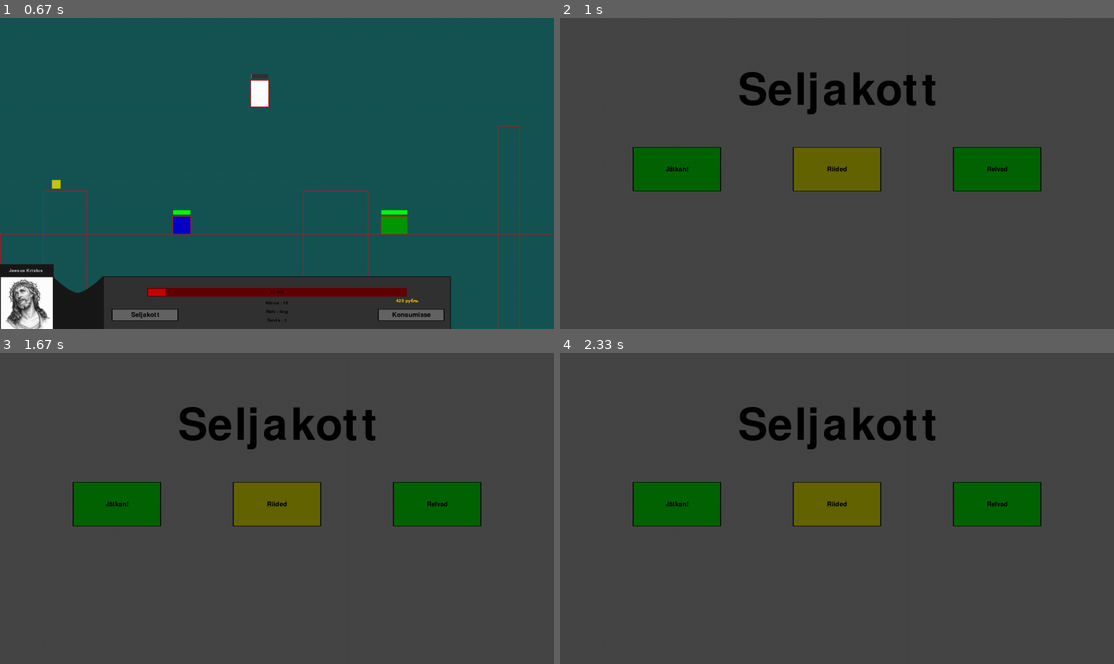
Above: before the commit, frames 1-4 (two rows, left to right).
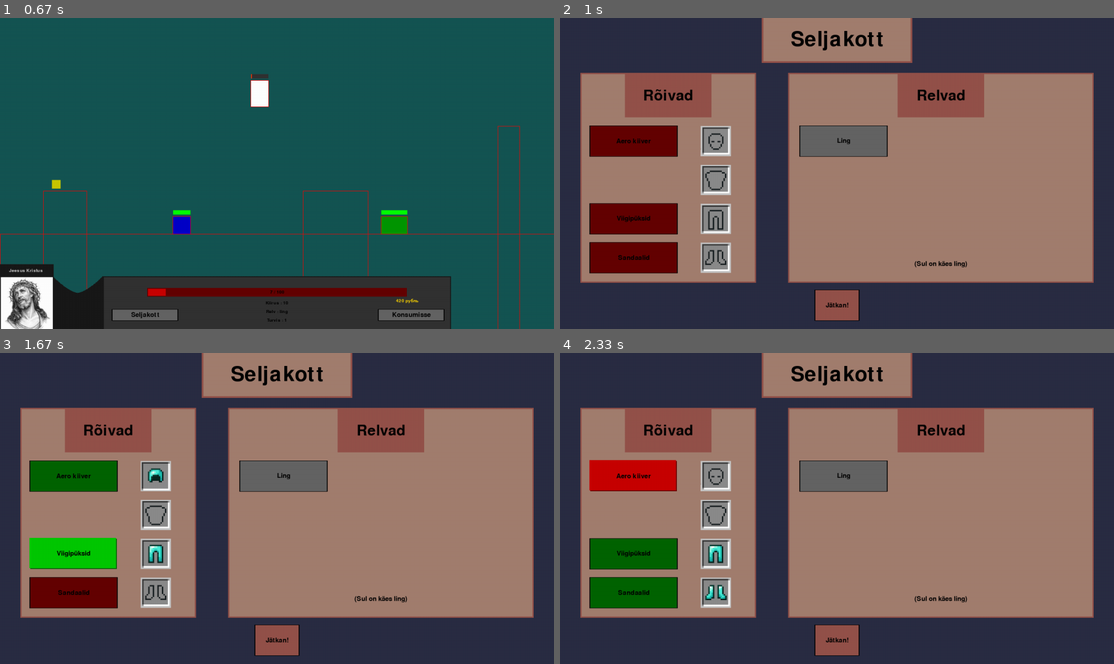
Above: after the commit, the same moments.

Repository: KarupoegPuhh/2020-projekt
Game: pygame game, started from MAIN.py
Two runs of this game, one before a commit and one after it. Both use one fixed random seed, a clock stepped at 60 frames per second and the inputs below.
Inputs (mouse positions are in pixels of both pictures, inside the frame that each line leads up to):
- Up to frame 1 (0.67 s): click "Minek!" at 0.38 s
- Up to frame 2 (1 s): click "Seljakott" at 0.72 s
- Up to frame 3 (1.67 s): click (72, 477) at 1.05 s, where only the run after the commit has a clickable "Aero kiiver"; click (72, 552) at 1.38 s, where only the run after the commit has a clickable "Viigipüksid"
- Up to frame 4 (2.33 s): click (632, 592) at 1.72 s, where only the run after the commit has a clickable "Sandaalid"; click (665, 461) at 2.05 s

Frame 1 is identical in both runs. In frame 2, 99% of the frame differs, in the area x 0-100%, y 0-100%; in frame 3, 99%; in frame 4, 100%.

Commit message:
4 itemit mida saab equippida ja seljakott on nüüd ilus

Diff:
--- a/abi.py
+++ b/abi.py
@@ -35,6 +35,7 @@
 smallText = pg.font.Font(fontdir+"/RM.ttf", 22)
 veneText = pg.font.SysFont(fontdir+"/MIROSLN.ttf", 36)
 databarText = pg.font.Font(fontdir+"/RM.ttf", 15)
+menu_headText = pg.font.Font(fontdir+"/RM.ttf", 50)
 
 
 
--- a/maailm.py
+++ b/maailm.py
@@ -105,7 +105,7 @@
     global Tom
     global kuulid, vastased, põrandad, rahad, itemid
     global hernepüss, kartulikahur, ling, railgun
-    global kasukas
+    global kasukas, kiiver, püksid, sandaalid
 
     #vars
     kuulid = []
@@ -123,6 +123,9 @@
     railgun = Relvad(0.2, 0, 20, (4,217,255),10 , 0, False,"midagi erakordset", "EMP gun")
     #Varustus
     kasukas = Varustus(0, 5, False, False, "vammus")
+    kiiver = Varustus(1, 2, False, True, "rattakiiver")
+    püksid = Varustus(2, 1, False, True, "viigipüksid")
+    sandaalid = Varustus(5, 0, False, True, "sandaalid")
 
     #level layout
     global screen
--- a/player_lisad.py
+++ b/player_lisad.py
@@ -56,11 +56,13 @@
         if not self.equipped:
             self.equipped = True
             Tom.armor += self.armor
+            Tom.vel += self.speed
 
     def unequip(self, Tom):
         if self.equipped:
             self.equipped = False
             Tom.armor -= self.armor
+            Tom.vel -= self.speed
 
 class Item():
     def __init__(self, x, y, laius, kõrgus, asi, tekst, värv):
--- a/pood_invnet.py
+++ b/pood_invnet.py
@@ -3,6 +3,18 @@
 from abi import *
 from player import *
 from player_lisad import *
+
+dirr = os.path.dirname(os.path.abspath(__file__))
+piltdir = dirr+"/pildid"
+
+pea = pg.image.load(piltdir+"/pea.png")
+keha = pg.image.load(piltdir+"/keha.png")
+jalad = pg.image.load(piltdir+"/jalad.png")
+tossud = pg.image.load(piltdir+"/tossud.png")
+pea1 = pg.image.load(piltdir+"/pea1.png")
+keha1 = pg.image.load(piltdir+"/keha1.png")
+jalad1 = pg.image.load(piltdir+"/jalad1.png")
+tossud1 = pg.image.load(piltdir+"/tossud1.png")
 
 #pood
 def pood():
@@ -175,20 +187,95 @@
                 pg.quit()
                 quit()
 
-        aken.fill((70,70,70))
-        TextSurf, TextRect = text_objects("Seljakott", largeText)
-        TextRect.center = ((laius // 2), (170))
-        aken.blit(TextSurf, TextRect)
-
-        keys = pg.key.get_pressed()
-
-        if keys [pg.K_i]:
-            inventory()
-
-
-        nupp(aken, "Jätkan!", 170, 300, 200, 100, (0,100,0), (0,255,0), sk_done)
-        nupp(aken, "Riided", 540, 300, 200, 100, (100,100,0), (255,255,0), riided)
-        nupp(aken, "Relvad", 910, 300, 200, 100, (0,100,0), (0,255,0), inventory)
+        aken.fill((42,45,67))
+        pg.draw.rect(aken, (148, 82, 74), (466,0,348,104))
+        pg.draw.rect(aken, (162, 126, 111), (470,0,340,100))
+        TextSurf, TextRect = text_objects("Seljakott", mediumText)
+        TextRect.center = ((laius // 2), (50))
+        aken.blit(TextSurf, TextRect)
+        #Riided ja relvad eraldi
+        #riided
+        pg.draw.rect(aken, (148, 82, 74), (47,127,406,486))
+        pg.draw.rect(aken, (162, 126, 111), (50,130,400,480))
+        pg.draw.rect(aken, (148, 82, 74), (150,130,200,100))
+        #pg.draw.rect(aken, (238, 244, 212), (155,135,190,90)) veel üks kast nimele
+        TextSurf, TextRect = text_objects("Rõivad", menu_headText)
+        TextRect.center = (250, 180)
+        aken.blit(TextSurf, TextRect)
+        ##Riided nupud
+        if maailm.kiiver.unlocked:
+            if not maailm.kiiver.equipped:
+                nupp(aken, "Aero kiiver", 70, 250, 200, 70, (100,0,0), (200,0,0), kiiver_equip_fun)
+                aken.blit(pea, (325,250))
+            if maailm.kiiver.equipped:
+                nupp(aken, "Aero kiiver", 70, 250, 200, 70, (0,100,0), (0,200,0), kiiver_unequip_fun)
+                aken.blit(pea1, (325,250))
+        else:
+            aken.blit(pea, (325,250))
+
+        if maailm.kasukas.unlocked:
+            if not maailm.kasukas.equipped:
+                nupp(aken, "Abramovi kasukas", 70, 340, 200, 70, (100,0,0), (200,0,0), kasukas_equip_fun)
+                aken.blit(keha, (325,340))
+            if maailm.kasukas.equipped:
+                nupp(aken, "Abramovi kasukas", 70, 340, 200, 70, (0,100,0), (0,200,0), kasukas_unequip_fun)
+                aken.blit(keha1, (325,340))
+        else:
+            aken.blit(keha, (325,340))
+
+        if maailm.püksid.unlocked:
+            if not maailm.püksid.equipped:
+                nupp(aken, "Viigipüksid", 70, 430, 200, 70, (100,0,0), (200,0,0), püksid_equip_fun)
+                aken.blit(jalad, (325,430))
+            if maailm.püksid.equipped:
+                nupp(aken, "Viigipüksid", 70, 430, 200, 70, (0,100,0), (0,200,0), püksid_unequip_fun)
+                aken.blit(jalad1, (325,430))
+        else:
+            aken.blit(jalad, (325,430))
+
+        if maailm.sandaalid.unlocked:
+            if not maailm.sandaalid.equipped:
+                nupp(aken, "Sandaalid", 70, 520, 200, 70, (100,0,0), (200,0,0), sandaalid_equip_fun)
+                aken.blit(tossud, (325,520))
+            if maailm.sandaalid.equipped:
+                nupp(aken, "Sandaalid", 70, 520, 200, 70, (0,100,0), (0,200,0), sandaalid_unequip_fun)
+                aken.blit(tossud1, (325,520))
+        else:
+            aken.blit(tossud, (325,520))
+
+        #relvad
+        pg.draw.rect(aken, (148, 82, 74), (527,127,706,486))
+        pg.draw.rect(aken, (162, 126, 111), (530,130,700,480))
+        pg.draw.rect(aken, (148, 82, 74), (780,130,200,100))
+        TextSurf, TextRect = text_objects("Relvad", menu_headText)
+        TextRect.center = (880, 180)
+        aken.blit(TextSurf, TextRect)
+        ##Relvad nupp
+        if maailm.ling.unlocked:
+            nupp(aken, "Ling", 555, 250, 200, 70, (100,100,100), (15,113,115), ling_equip)
+
+        if maailm.hernepüss.unlocked:
+            nupp(aken, "Hernepüss", 780, 250, 200, 70, (100,100,100), (15,113,115), hernepüss_equip)
+
+        if maailm.kartulikahur.unlocked:
+            nupp(aken, "Kartulikahur", 1005, 250, 200, 70, (100,100,100), (15,113,115), kartulikahur_equip)
+
+        if maailm.railgun.unlocked:
+            nupp(aken, "EMP gun", 1005, 430, 200, 70, (100,100,100), (15,113,115), railgun_equip)
+
+        ###joonistame kasti, et infot lugeda
+        nupu_hover_txt(maailm.ling, 555, 250, 200, 70, (200,200,200))
+        nupu_hover_txt(maailm.hernepüss, 780, 250, 200, 70, (200,200,200))
+        nupu_hover_txt(maailm.kartulikahur, 1005, 250, 200, 70, (21,244,238))
+        nupu_hover_txt(maailm.railgun, 1005, 430, 200, 70, (191,0,255))
+
+        TextSurf, TextRect = text_objects("(Sul on käes "+str(maailm.Tom.relv.nimi)+")", smallText)
+        TextRect.center = (880, 570)
+        aken.blit(TextSurf, TextRect)
+
+
+        #Järtkan/tagasi nupp
+        nupp(aken, "Jätkan!", 590, 630, 100, 70, (148, 82, 74), (168, 102, 94), sk_done)
 
         pg.display.update()
 
@@ -196,42 +283,26 @@
     global sk
     sk = False
 
-def riided():
-    global riided_m
-    riided_m = True
-    while riided_m:
-        for event in pg.event.get():
-            if event.type == pg.QUIT:
-                pg.quit()
-                quit()
-
-        aken.fill((70,70,70))
-        TextSurf, TextRect = text_objects("Riided", largeText)
-        TextRect.center = ((laius // 2), (170))
-        aken.blit(TextSurf, TextRect)
-
-        keys = pg.key.get_pressed()
-
-        if keys [pg.K_i]:
-            inventory()
-
-
-        nupp(aken, "Jätkan!", 540, 600, 200, 100, (0,100,0), (0,255,0), riided_done)
-
-        if maailm.kasukas.unlocked:
-            if not maailm.kasukas.equipped:
-                nupp(aken, "Abramovi kasukas", 170, 300, 200, 100, (100,0,0), (200,0,0), kasukas_equip_fun)
-            if maailm.kasukas.equipped:
-                nupp(aken, "Abramovi kasukas", 170, 300, 200, 100, (0,100,0), (0,200,0), kasukas_unequip_fun)
-
-        pg.display.update()
-
-def riided_done():
-    global riided_m
-    riided_m = False
-
 def kasukas_equip_fun():
     maailm.kasukas.equip(maailm.Tom)
 
 def kasukas_unequip_fun():
     maailm.kasukas.unequip(maailm.Tom)
+
+def kiiver_equip_fun():
+    maailm.kiiver.equip(maailm.Tom)
+
+def kiiver_unequip_fun():
+    maailm.kiiver.unequip(maailm.Tom)
+
+def püksid_equip_fun():
+    maailm.püksid.equip(maailm.Tom)
+
+def püksid_unequip_fun():
+    maailm.püksid.unequip(maailm.Tom)
+
+def sandaalid_equip_fun():
+    maailm.sandaalid.equip(maailm.Tom)
+
+def sandaalid_unequip_fun():
+    maailm.sandaalid.unequip(maailm.Tom)
Binary file added: pildid/jalad.png
Binary file added: pildid/jalad1.png
Binary file added: pildid/keha.png
Binary file added: pildid/keha1.png
Binary file added: pildid/pea.png
Binary file added: pildid/pea1.png
Binary file added: pildid/tossud.png
Binary file added: pildid/tossud1.png
